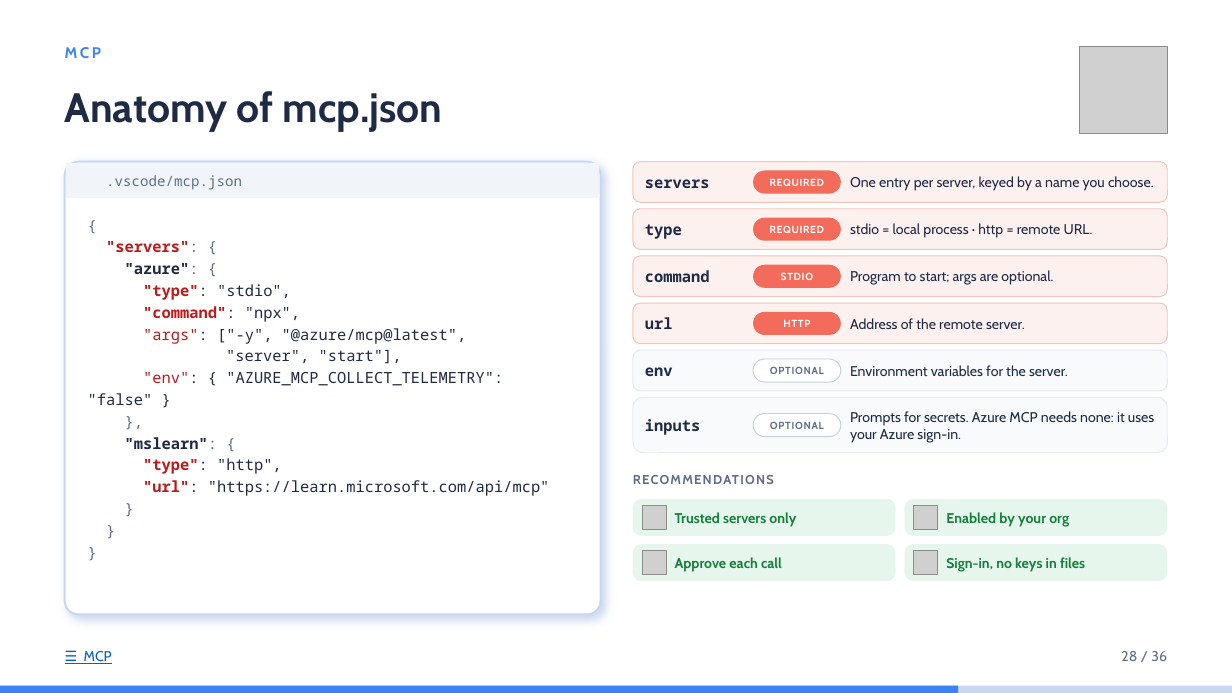
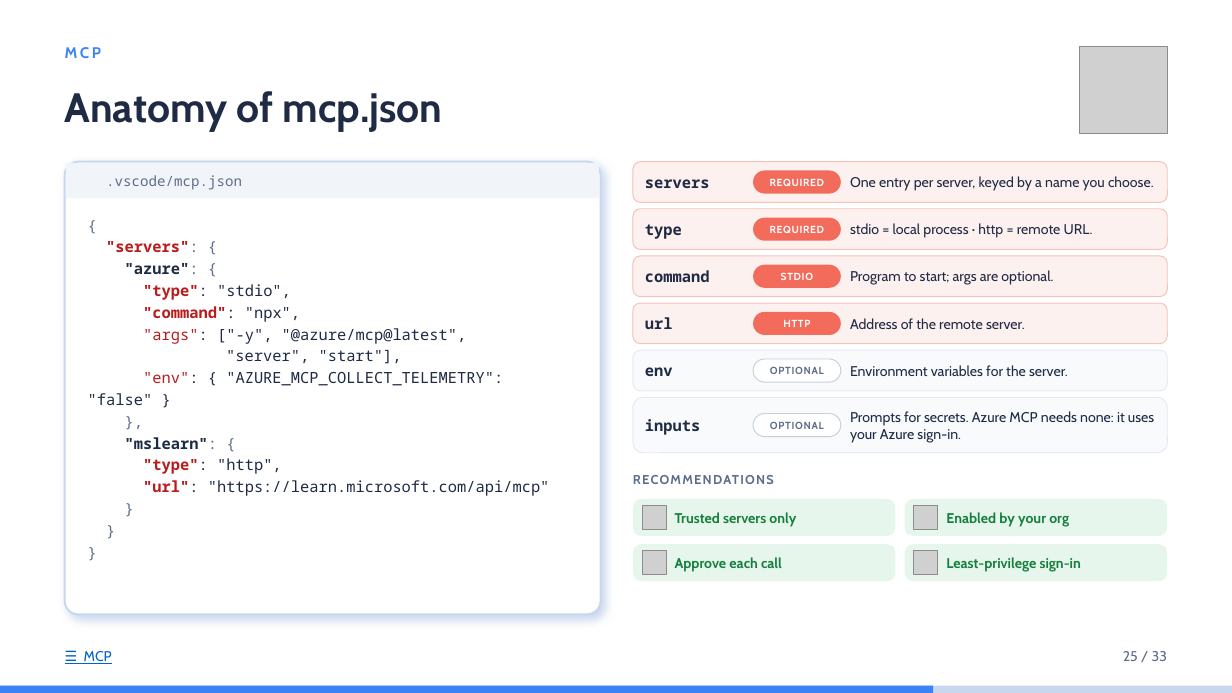
Before and after one commit to idoudist/ai-toolbox-presentation, a slide deck: slide 25 of hello-skills.pptx. Drawn at 1232x693 pixels with LibreOffice and Linux fonts; fonts in the diff are those of the drawing; grey boxes stand for pictures; background and template pictures are left out. Boxes give left, top, right and bottom in pixels: in the first picture for what was removed or moved away, otherwise in the second. Text is boxed around its words. In the diff, an @@ line names an element or a change of style, - is before the commit and + after.

```diff
--- a/hello-skills.pptx
+++ b/hello-skills.pptx
@@ text at (946, 557, 1081, 572): text changed @@
-Sign-in, no keys in files
+Least-privilege sign-in
@@ text at (1123, 651, 1167, 661): text changed @@
-28 / 36
+25 / 33
@@ rectangle: place and size @@
-rectangle at (0, 686, 958, 693)
+rectangle at (0, 686, 933, 693)
```
Also in this commit, not shown: 28 other slides changed.
